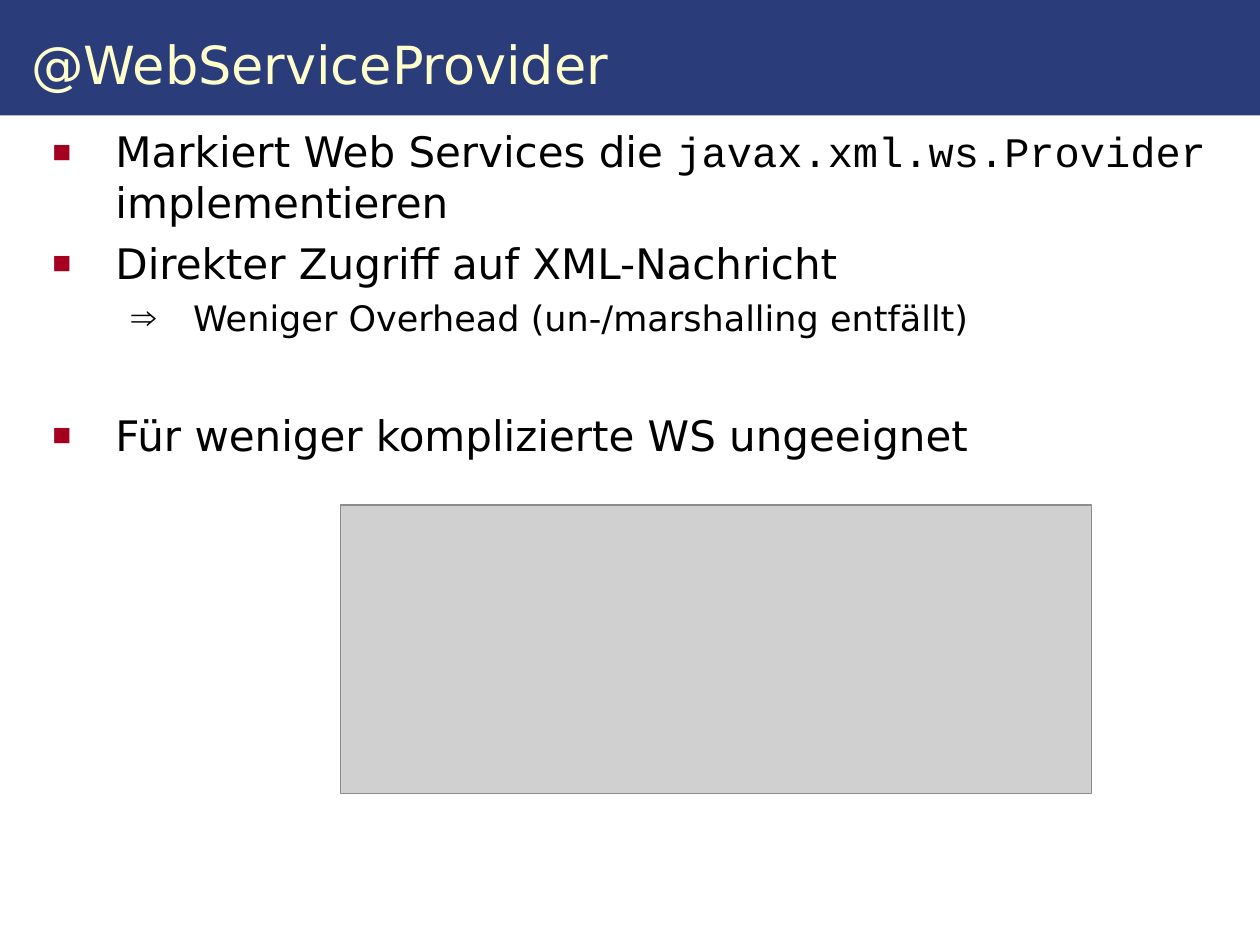
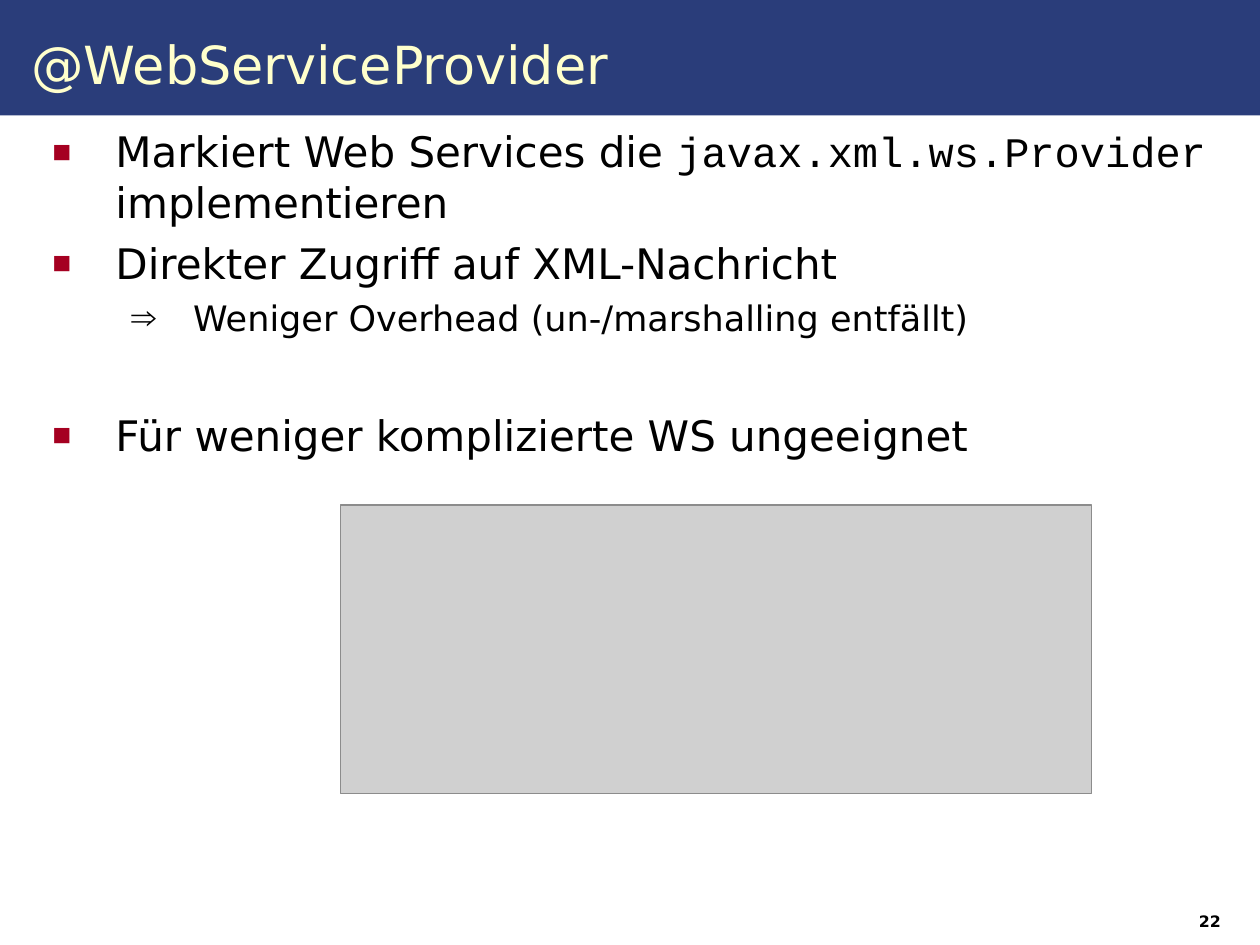
Before and after one commit to IAAS/decidr, a slide deck: slide 29 of seminars/rr/presentation/Web_Services.odp (slide 22 before the commit). Drawn at 1260x945 pixels with LibreOffice and Linux fonts; fonts in the diff are those of the drawing; grey boxes stand for pictures. Boxes give left, top, right and bottom in pixels: in the first picture for what was removed or moved away, otherwise in the second. Text is boxed around its words. In the diff, an @@ line names an element or a change of style, - is before the commit and + after.

```diff
--- a/seminars/rr/presentation/Web_Services.odp
+++ b/seminars/rr/presentation/Web_Services.odp
@@ text added at box(1199, 915, 1221, 927), 9 pt, text #000000, bold @@
+22
```
Also in this commit, not shown: 7 other slides changed, 7 slides added, 1 other file.
